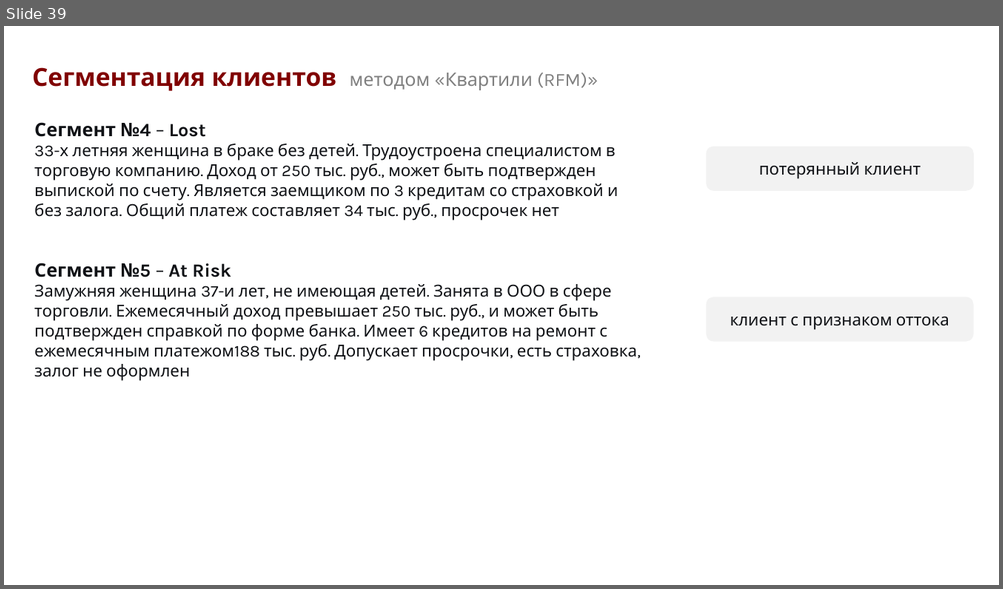
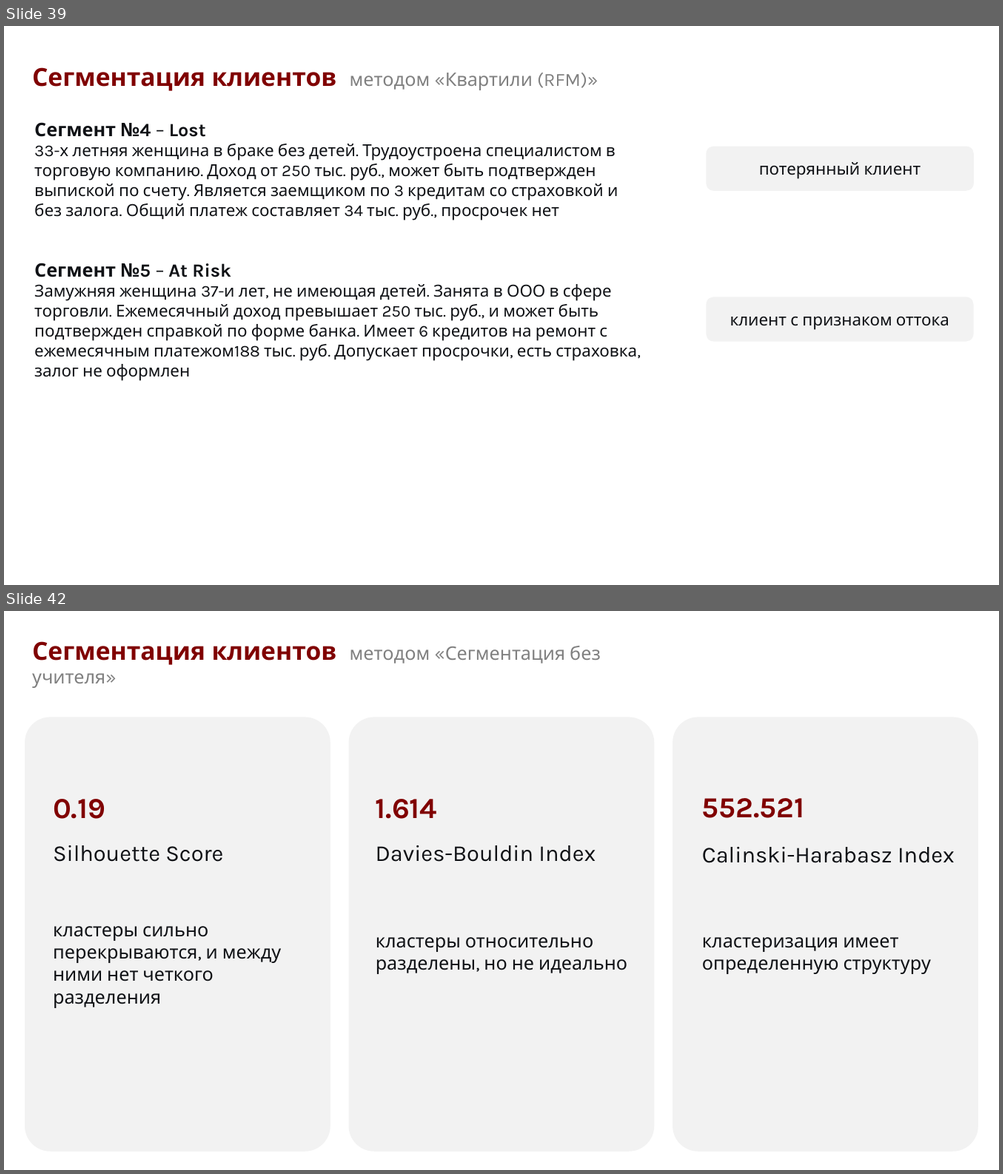
Before and after one commit to arinakatysheva/HW_1_2025-Katysheva_Arina, a slide deck: HW1.pptx. Shown one above the other, each under a label of ours: slide 39 before the commit, slides 39 and 42 after it; the slides between them are not shown. The pictures are 1003x589 and 1003x1174 pixels, drawn with LibreOffice and Linux fonts; fonts in the diff are those of the drawing. Boxes give left, top, right and bottom in pixels: in the first picture for what was removed or moved away, otherwise in the second. Text is boxed around its words. In the diff, an @@ line names an element or a change of style, - is before the commit and + after.

```diff
--- a/HW1.pptx
+++ b/HW1.pptx
@@ slide 42 added at [4,611,999,1170], background #FFFFFF @@
@@ text added at [32,641,600,688], 18 pt, text #808080 @@
+Сегментация клиентов методом «Сегментация без учителя»
@@ rounded rectangle added at [25,717,330,1152], fill #F2F2F2 @@
@@ rounded rectangle added at [349,717,654,1152], fill #F2F2F2 @@
@@ rounded rectangle added at [672,717,978,1152], fill #F2F2F2 @@
@@ text added at [53,799,105,819], 28 pt, text #800000, bold @@
+0.19
@@ text added at [375,799,437,819], 28 pt, text #800000, bold @@
+1.614
@@ text added at [702,798,804,818], 28 pt, text #800000, bold @@
+552.521
@@ text added at [53,846,223,862], 22 pt, text #0F1115 @@
+Silhouette Score
@@ text added at [375,846,595,862], 22 pt, text #0F1115 @@
+Davies-Bouldin Index
@@ text added at [702,847,954,863], 22 pt, text #0F1115 @@
+Calinski-Harabasz Index
@@ text added at [53,926,281,1008], 18 pt, text #0F1115 @@
+кластеры сильно перекрываются, и между ними нет четкого разделения
@@ text added at [375,937,627,974], 18 pt, text #0F1115 @@
+кластеры относительно разделены, но не идеально
@@ text added at [702,937,930,974], 18 pt, text #0F1115 @@
+кластеризация имеет определенную структуру
```
Also in this commit, not shown: 5 other slides added.
